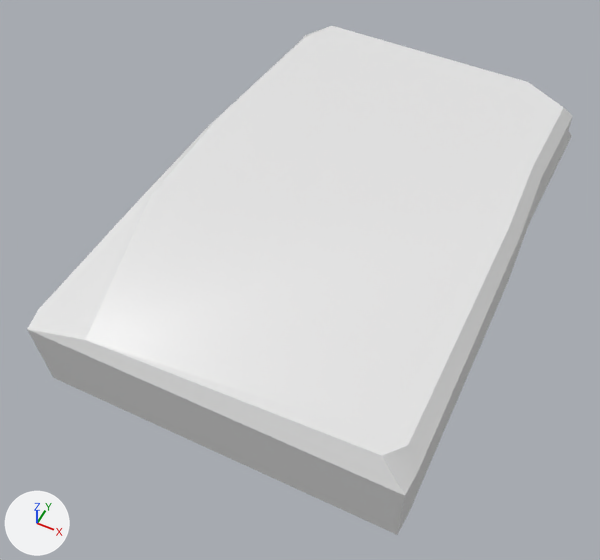
The Blender file _Art/Environment/groundstone6.blend: old version first, new version second.
Rendered twice from a 50 mm lens placed at (1.02, -2.25, 2.28), pointed at (0.03, -0.26, -0.2). Arrows for +X, +Y and +Z are at lower left; the lights stay in place.
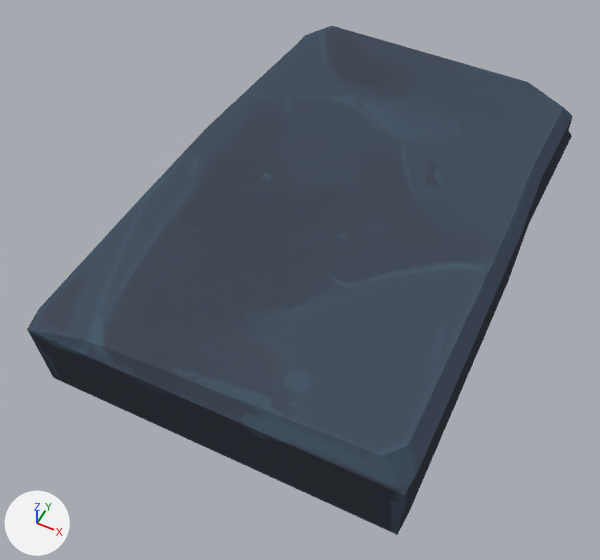
What the commit changed:
Picture 'groundstone6.png' (img_groundstone6_png) is new.
In material 'Material.001' (mat_material_001), base_color is no longer (0.8, 0.8, 0.8), white #e7e7e7.
In material 'Material.001' (mat_material_001), texture is now set to img_groundstone6_png, with its transparency.
In material 'Material.001' (mat_material_001), roughness goes from 0.4 to 1.0.
In material 'Material.001' (mat_material_001), specular_ior_level is now set to 0.0.

What differs and where, as boxes [x1, y1, x2, y2] in the pictures (600 x 560 px):
'Cube.001', surface changed (white to blue): [27, 26, 573, 535] in both
